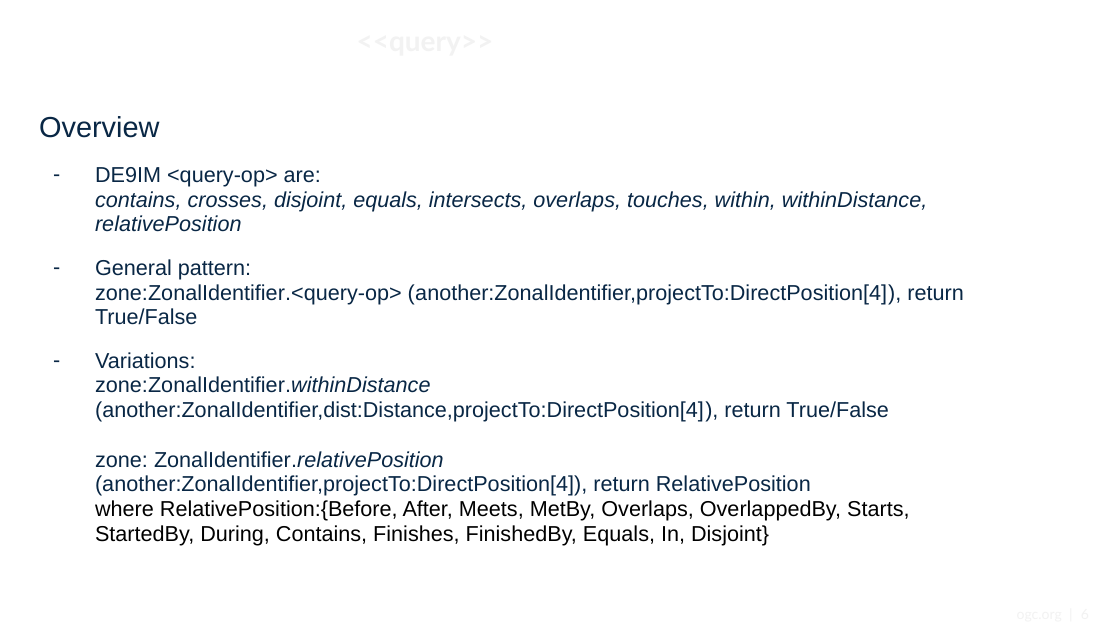
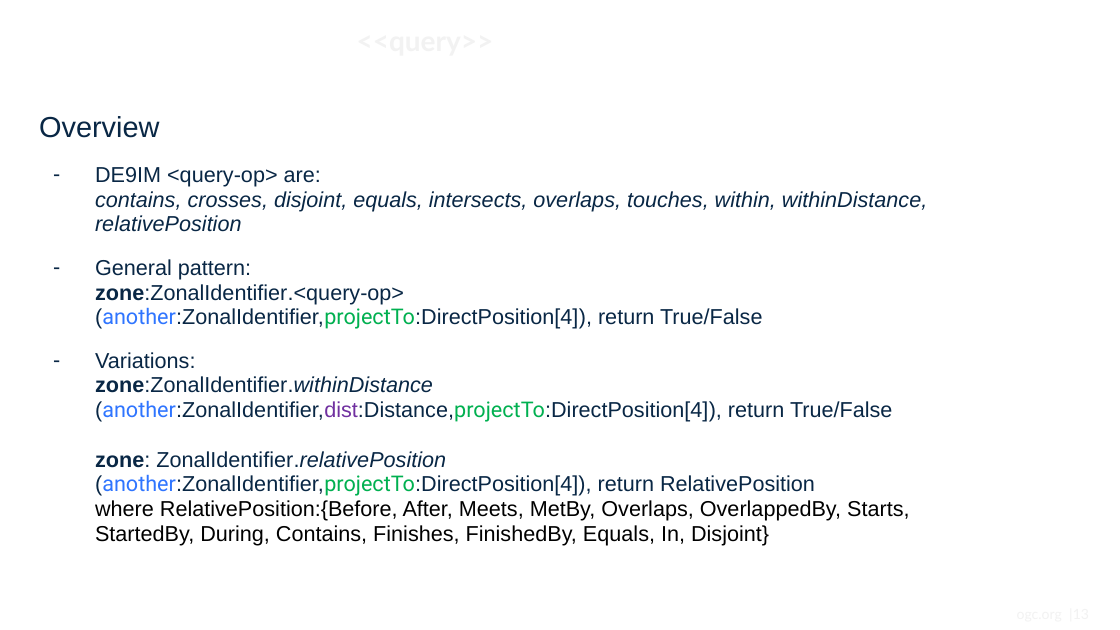
Before and after one commit to metanorma/developer-track, a slide deck: slide 13 of Presentations/20210616_Event/OGC-API-DGGS-overview-slides.pptx (slide 6 before the commit). Drawn at 1120x630 pixels with LibreOffice and Linux fonts; fonts in the diff are those of the drawing; background and template pictures are left out. Boxes give left, top, right and bottom in pixels: in the first picture for what was removed or moved away, otherwise in the second. Text is boxed around its words. In the diff, an @@ line names an element or a change of style, - is before the commit and + after.

Commit message:
Updated OGC-API-DGGS-overview-slides.pptx
Added introductory section.

```diff
--- a/Presentations/20210616_Event/OGC-API-DGGS-overview-slides.pptx
+++ b/Presentations/20210616_Event/OGC-API-DGGS-overview-slides.pptx
@@ text at (95,259,909,546): font Arial to Roboto, text colour #092745 to #3075FF, text colour #092745 to #00B050 in "(another:ZonalIdentifier,projectTo:DirectPosition[4]),", "(another:ZonalIdentifier,dist:Distance,projectTo:DirectPosit ..."; bold on in "zone:ZonalIdentifier.<query-op>", "zone:ZonalIdentifier.withinDistance zone:"; text colour #092745 to #7030A0 in "(another:ZonalIdentifier,dist:Distance,projectTo:DirectPosit ..." @@
```
Also in this commit, not shown: 7 other slides changed, 7 slides added.
